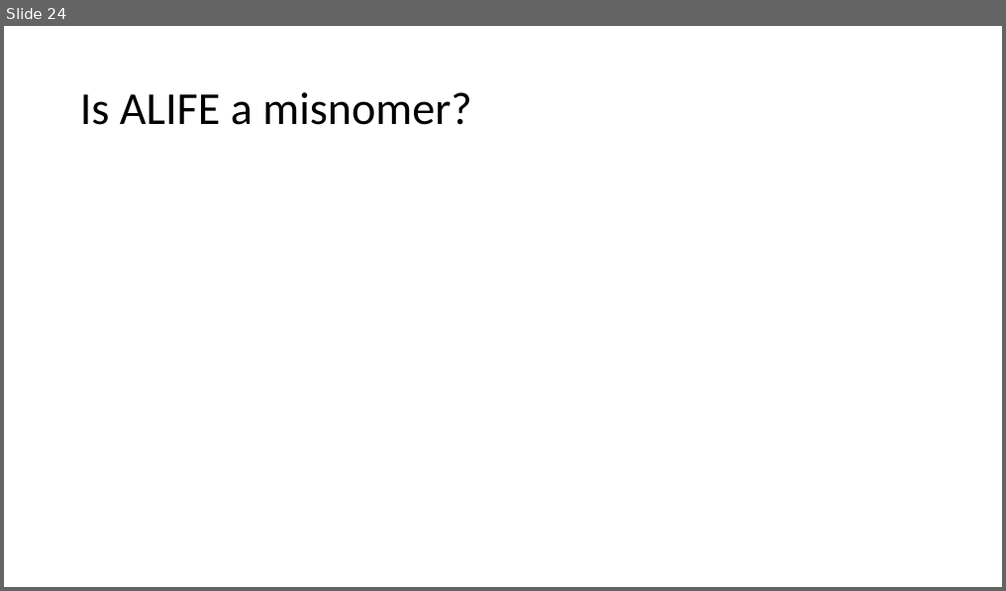
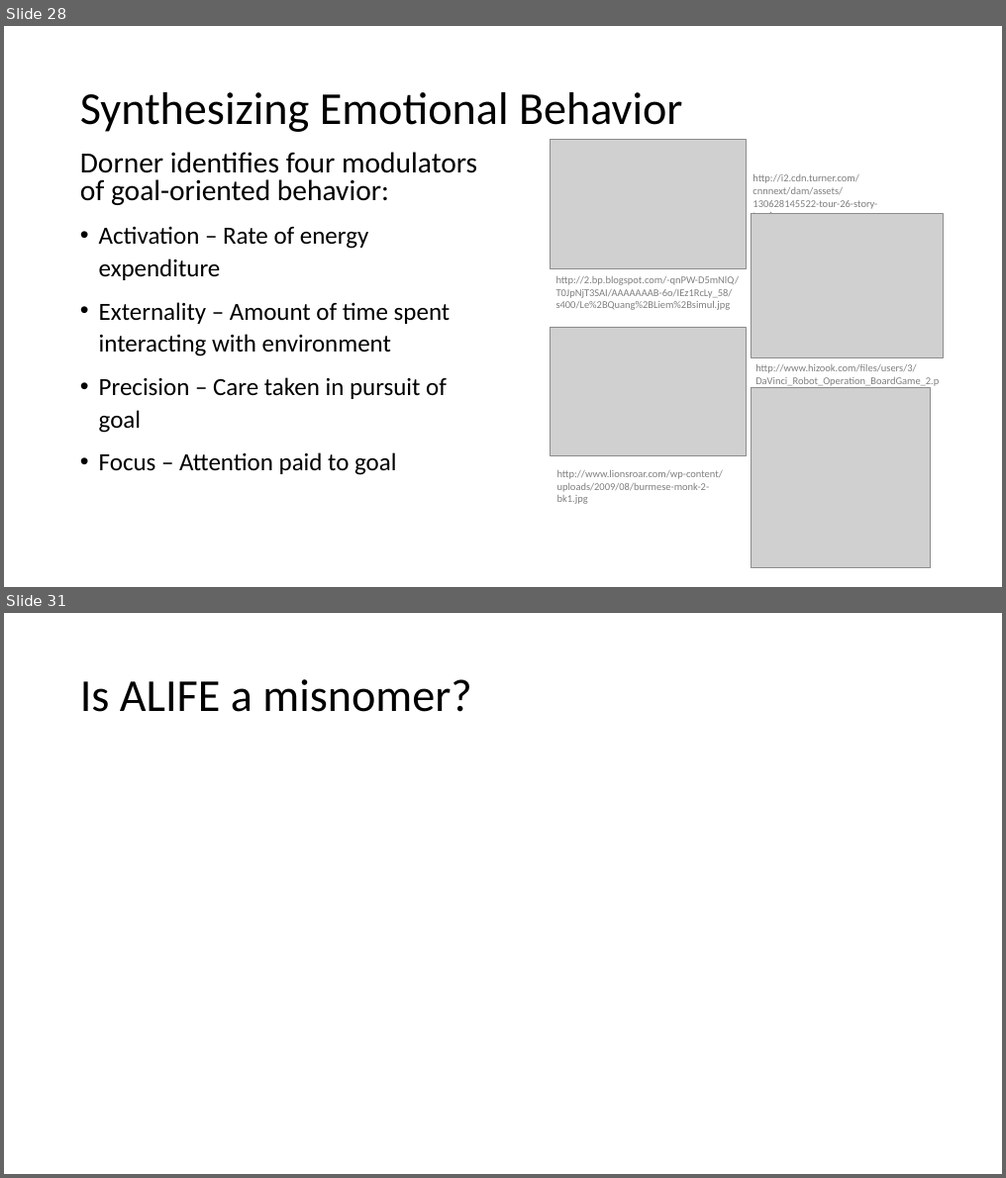
Before and after one commit to BenChurch/Fall2016, a slide deck: CISC879/ChapterPresentation/LectureSlidesCh8.pptx. Shown one above the other, each under a label of ours: slide 24 before the commit, slides 28 and 31 after it; the slides between them are not shown. The pictures are 1006x591 and 1006x1178 pixels, drawn with LibreOffice and Linux fonts; fonts in the diff are those of the drawing; grey boxes stand for pictures. Boxes give left, top, right and bottom in pixels: in the first picture for what was removed or moved away, otherwise in the second. Text is boxed around its words. In the diff, an @@ line names an element or a change of style, - is before the commit and + after.

```diff
--- a/CISC879/ChapterPresentation/LectureSlidesCh8.pptx
+++ b/CISC879/ChapterPresentation/LectureSlidesCh8.pptx
@@ slide 28 added at (4, 26, 1002, 587), background #FFFFFF @@
@@ title added at (80, 92, 683, 132), 44 pt, text #000000 @@
+Synthesizing Emotional Behavior
@@ picture added at (549, 140, 746, 269) @@
@@ text added at (80, 152, 477, 475), 23.8 pt, text #000000 @@
+Dorner identifies four modulators of goal-oriented behavior:
+• Activation – Rate of energy expenditure
+• Externality – Amount of time spent interacting with environment
+• Precision – Care taken in pursuit of goal
+• Focus – Attention paid to goal
@@ text added at (752, 174, 877, 214), 10 pt, text #808080 @@
+http://i2.cdn.turner.com/cnnnext/dam/assets/130628145522-tour-26-story-top.jpg
@@ picture added at (750, 214, 943, 359) @@
@@ text added at (556, 276, 740, 310), 10 pt, text #808080 @@
+http://2.bp.blogspot.com/-qnPW-D5mNlQ/T0JpNjT3SAI/AAAAAAAB-6o/IEz1RcLy_58/s400/Le%2BQuang%2BLiem%2Bsimul.jpg
@@ picture added at (549, 327, 746, 456) @@
@@ text added at (755, 365, 939, 386), 10 pt, text #808080 @@
+http://www.hizook.com/files/users/3/DaVinci_Robot_Operation_BoardGame_2.png
@@ picture added at (750, 388, 931, 569) @@
@@ text added at (557, 471, 723, 504), 10 pt, text #808080 @@
+http://www.lionsroar.com/wp-content/uploads/2009/08/burmese-monk-2-bk1.jpg
@@ what was slide 24 is now slide 31 @@
```
Also in this commit, not shown: 5 slides changed, 6 other slides added, 8 other files.
